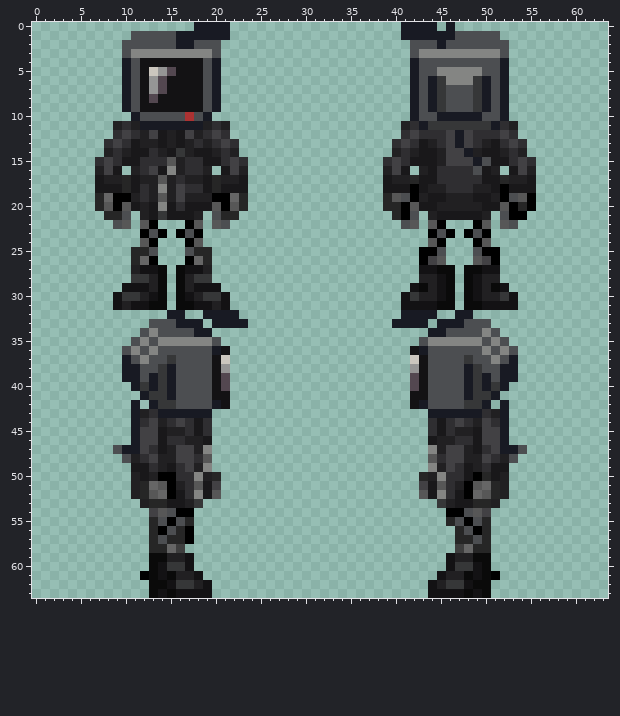
Pixel-art sprite: code/modules/unit_tests/screenshots/screenshot_humanoids__datum_species_ipc.png. Above: the version before the commit.
The file is 64x64 pixels. Colours within 5 levels of each other are drawn and written as one.
After the commit:
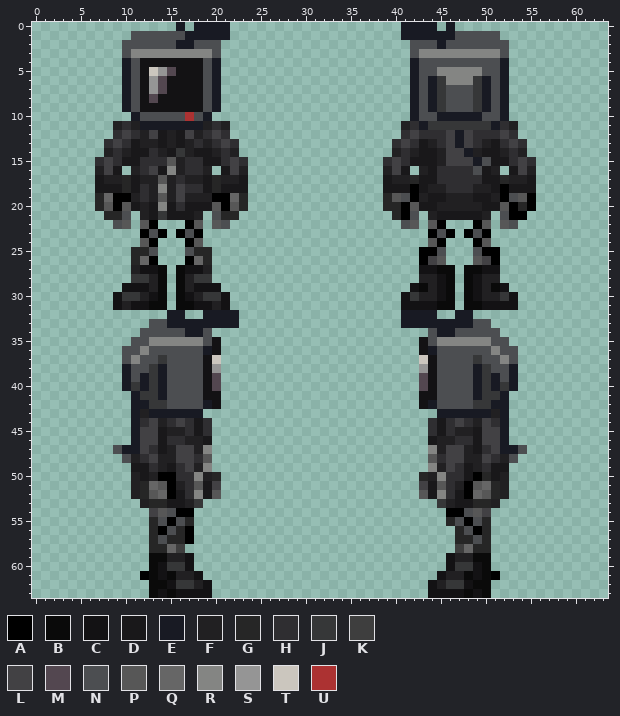
Palette (. is transparent): A #000000  B #0a0a0a  C #131214  D #19181a  E #181a23  F #212022  G #262626  H #2f2e31  J #363738  K #3e3e3e  L #424144  M #534750  N #4c4e51  P #575757  Q #666666  R #848583  S #959595  T #cbc6be  U #ac3232
Difference:
y 0: x 16 . -> E
y 1: x 16 E -> N
y 33: x 15 N -> E; x 19 . -> E; x 23 E -> .; x 40 E -> .; x 44 . -> E; x 48 N -> E
y 34: x 13 R -> N; x 17 N -> E; x 19 E -> N; x 44 E -> N; x 46 N -> E; x 50 R -> N
y 35: x 12..13 RN -> NR; x 19..20 RN -> NC; x 43..44 NR -> CN; x 50..51 NR -> RN
y 36: x 11..13 RNR -> NRN; x 19..21 NEC -> EC.; x 42..44 CEN -> .CE; x 50..52 RNR -> NRN
y 37: x 10..12 ENR -> NRN; x 14..15 NJ -> JN; x 19..21 NCT -> CT.; x 42..44 TCN -> .TC; x 48..49 JN -> NJ; x 51..53 RNE -> NRN
y 38: x 11 E -> N; x 13..15 NJE -> JEN; x 19..21 NCS -> CS.; x 42..44 SCN -> .SC; x 48..50 EJN -> NEJ; x 52 E -> N
y 39: x 11..15 ENEJE -> NEJEN; x 19..21 NCM -> CM.; x 42..44 MCN -> .MC; x 48..52 EJENE -> NEJEN
y 40: x 10..15 .EJEJE -> EJEJEN; x 19..21 NCM -> CM.; x 42..44 MCN -> .MC; x 48..53 EJEJE. -> NEJEJE
y 41: x 11..12 .E -> EJ; x 14..15 JE -> EN; x 19 N -> C; x 21 C -> .; x 42 C -> .; x 44 N -> C; x 48..49 EJ -> NE; x 51..52 E. -> JE
y 42: x 12..13 .E -> EJ; x 15 J -> N; x 19..21 NEC -> EC.; x 42..44 CEN -> .CE; x 48 J -> N; x 50..51 E. -> JE
y 43: x 13 H -> E; x 19 E -> .; x 44 E -> .; x 50 H -> E
Pixel boxes of the changes (left, top, right, bottom) in both pictures:
changed: (176, 22, 185, 40)
changed: (122, 319, 248, 418)
changed: (392, 319, 518, 418)
